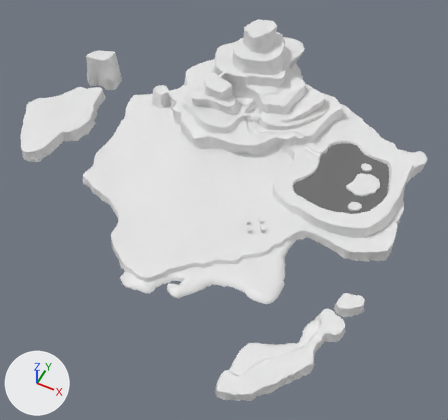
One commit to the FBX model Assets/World/world.fbx: the scene before it, then after it.
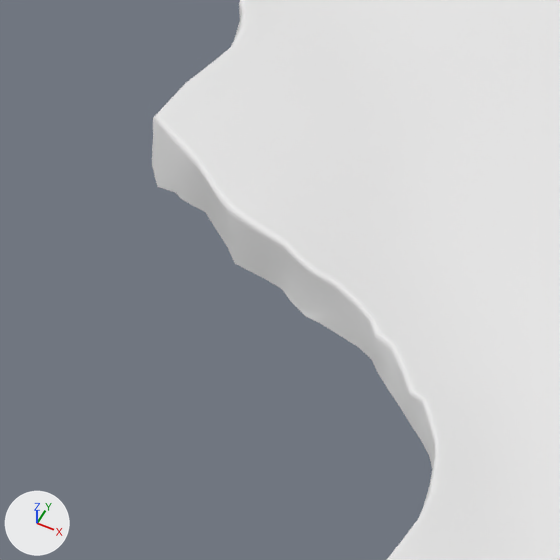
There are two pictures of each version: one whole from a 50 mm lens placed at (20.1, -40.7, 40.9), pointed at (3.8, -8.2, 0.3), one close up on the part from 14% to 30% of the width and 38% to 55% of the height. Every picture has the same lights, and +X, +Y and +Z are marked at lower left. The first two pictures are the older version. Where no turn or scale is listed for an object, it has been applied to the vertices.

Names of what the first close-up shows: 'Ground'.
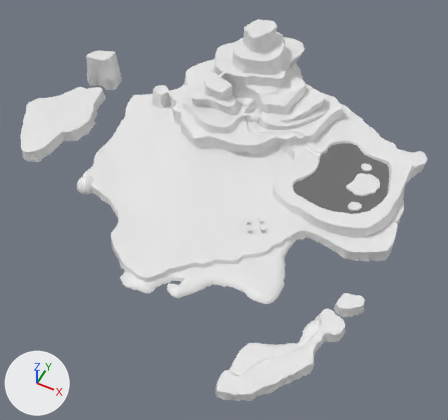
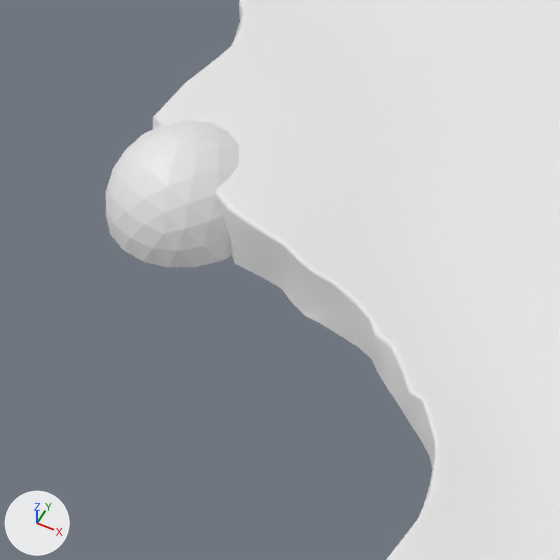
Pixel boxes (x1, y1, x2, y2) of what changed, in the close-ups (560 x 560 px):
'Domain', added
    after: (106, 120, 239, 267)

What the commit changed:
Mesh me_icosphere is new.
It has 91 vertices, 160 faces and spans x -1.0..1.0, y -1.0..1.0, z 0.0..1.0.
Object 'Domain' (ob_domain) is new; it shows me_icosphere.
Its location is (-8.69, -10.98, 0.0).
